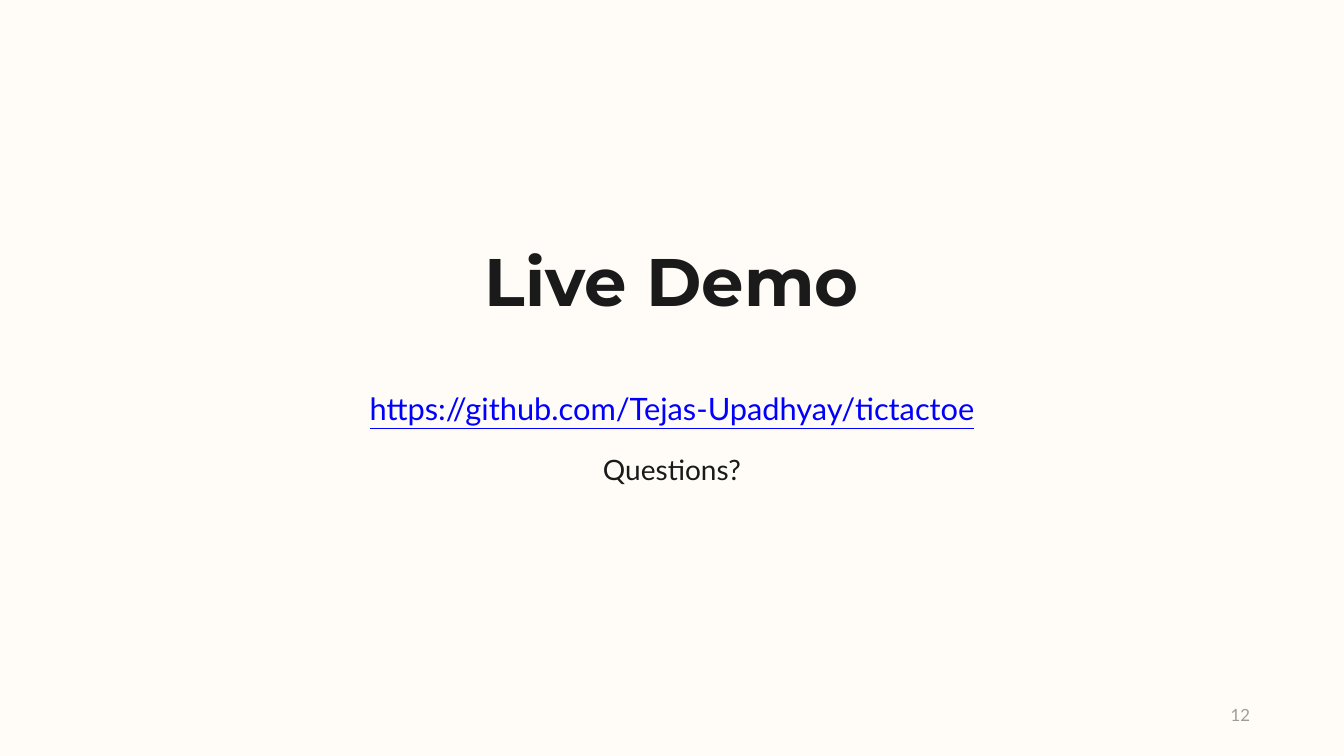
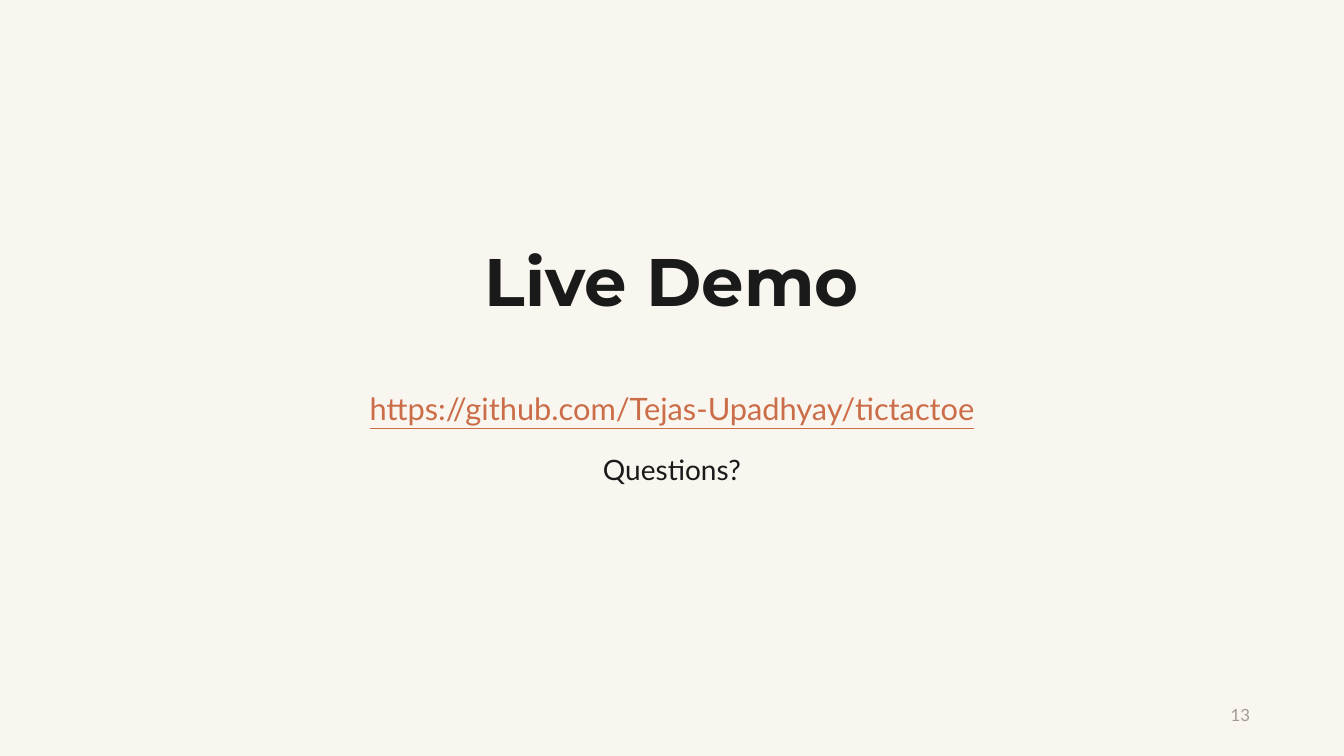
Before and after one commit to Tejas-Upadhyay/tictactoe, a slide deck: slide 13 of TicTacToe_Presentation.pptx (slide 12 before the commit). Drawn at 1344x756 pixels with LibreOffice and Linux fonts; fonts in the diff are those of the drawing. Boxes give left, top, right and bottom in pixels: in the first picture for what was removed or moved away, otherwise in the second. Text is boxed around its words. In the diff, an @@ line names an element or a change of style, - is before the commit and + after.

```diff
--- a/TicTacToe_Presentation.pptx
+++ b/TicTacToe_Presentation.pptx
@@ background #FFFCF7 to #F9F6F0 @@
@@ text at [370,397,975,426]: text colour #0000FF to #CB6D48 in "https://github.com/Tejas-Upadhyay/tictactoe" @@
@@ text at [1231,709,1250,721]: text changed @@
-12
+13
```
Also in this commit, not shown: 11 other slides changed, 1 slide added, 4 other files.
